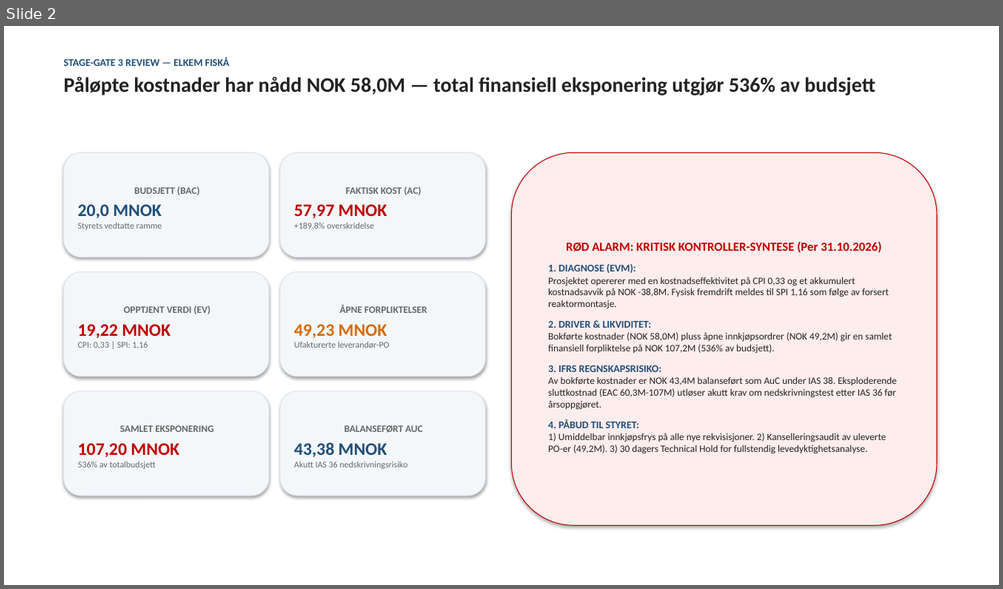
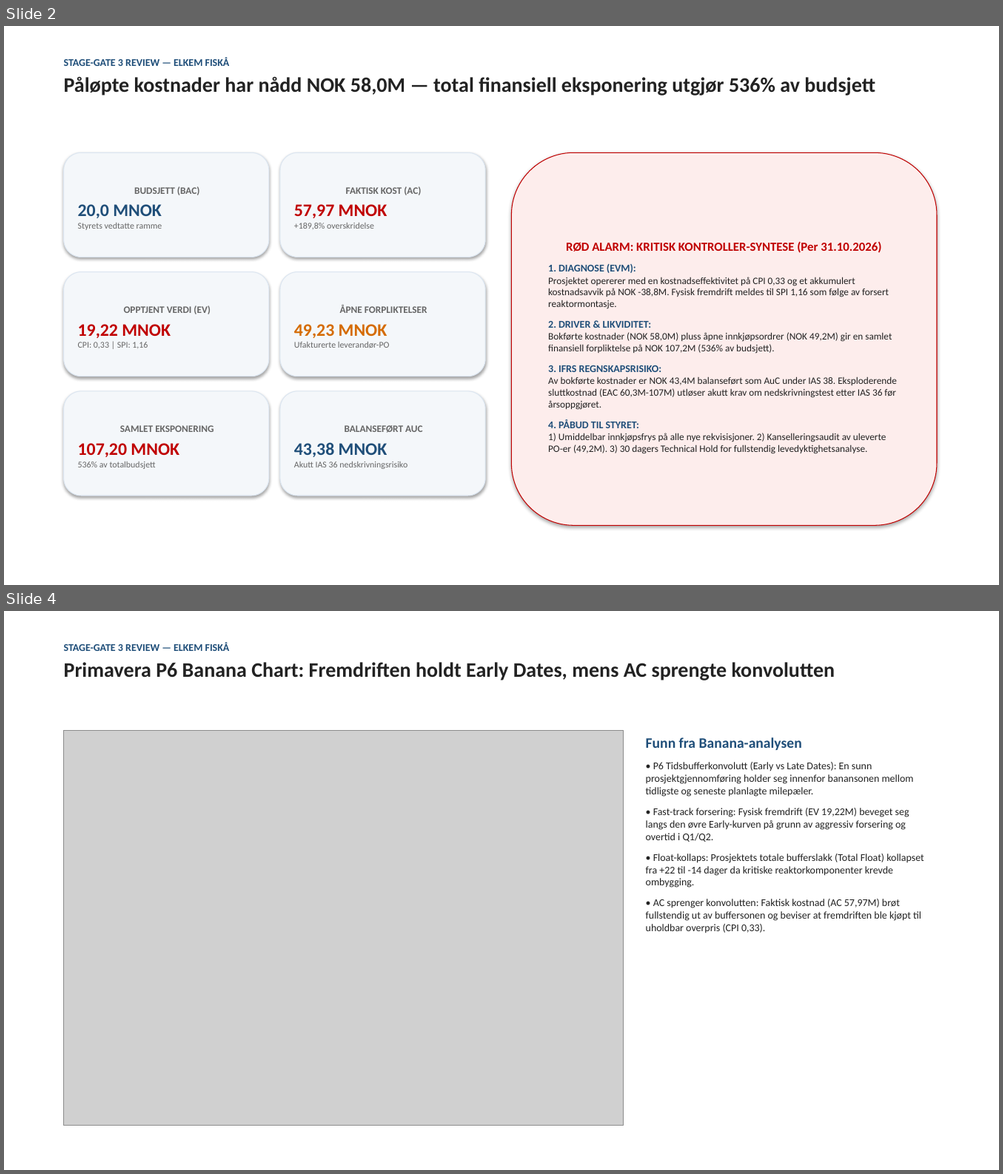
Before and after one commit to Frank-Ellingsen/greenpilot, a slide deck: GreenPilot_2026_Board_Deck.pptx. Shown one above the other, each under a label of ours: slide 2 before the commit, slides 2 and 4 after it; the slides between them are not shown. The pictures are 1003x589 and 1003x1174 pixels, drawn with LibreOffice and Linux fonts; fonts in the diff are those of the drawing; grey boxes stand for pictures. Boxes give left, top, right and bottom in pixels: in the first picture for what was removed or moved away, otherwise in the second. Text is boxed around its words. In the diff, an @@ line names an element or a change of style, - is before the commit and + after.

Commit message:
feat(reporting): integrate Primavera P6 Banana Chart into board deck and PDF memo

```diff
--- a/GreenPilot_2026_Board_Deck.pptx
+++ b/GreenPilot_2026_Board_Deck.pptx
@@ slide 4 added at box(4, 611, 999, 1170), background #FFFFFF @@
@@ text added at box(64, 642, 835, 681), 20 pt, text #222222, bold @@
+STAGE-GATE 3 REVIEW — ELKEM FISKÅ
+Primavera P6 Banana Chart: Fremdriften holdt Early Dates, mens AC sprengte konvolutten
@@ picture added at box(64, 730, 623, 1126) @@
@@ text added at box(646, 738, 924, 934), 10 pt, text #222222 @@
+Funn fra Banana-analysen
+• P6 Tidsbufferkonvolutt (Early vs Late Dates): En sunn prosjektgjennomføring holder seg innenfor banansonen mellom tidligste og seneste planlagte milepæler.
+• Fast-track forsering: Fysisk fremdrift (EV 19,22M) beveget seg langs den øvre Early-kurven på grunn av aggressiv forsering og overtid i Q1/Q2.
+• Float-kollaps: Prosjektets totale bufferslakk (Total Float) kollapset fra +22 til -14 dager da kritiske reaktorkomponenter krevde ombygging.
+• AC sprenger konvolutten: Faktisk kostnad (AC 57,97M) brøt fullstendig ut av buffersonen og beviser at fremdriften ble kjøpt til uholdbar overpris (CPI 0,33).
```
Also in this commit, not shown: 8 other slides added, 6 other files.
